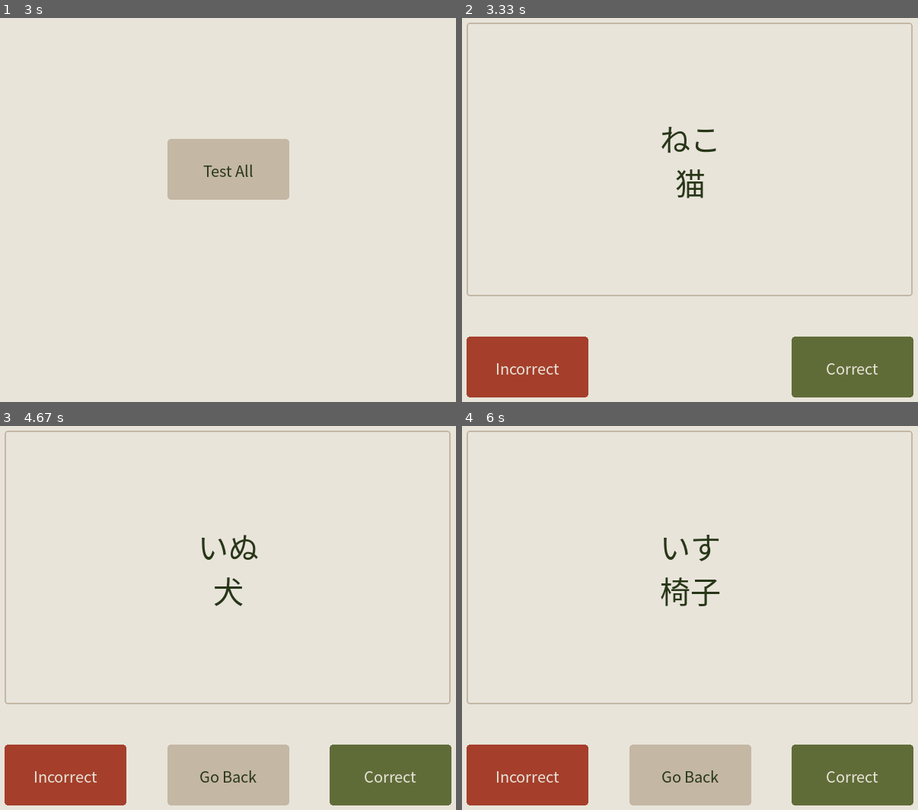
Above: before the commit, frames 1-4 (two rows, left to right).
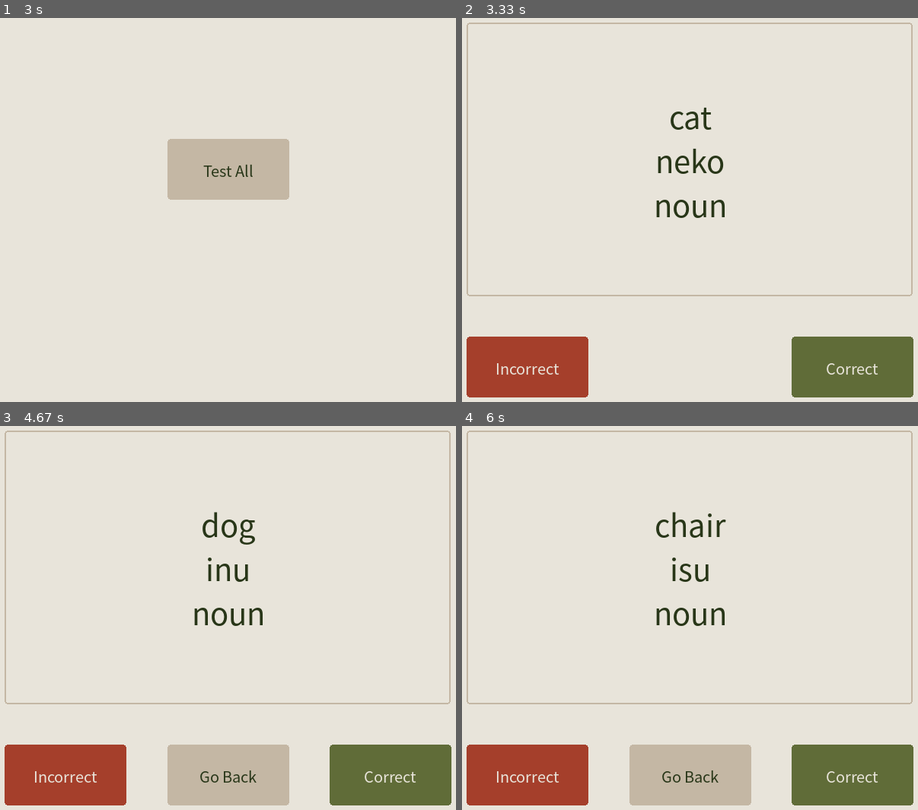
Above: after the commit, the same moments.

Repository: ssam9423/flashcards_pygame
Game: pygame game, started from flashcards_pygame.py
The game is run twice, just before and just after one commit, with the same random seed, the same clock (stepped at 60 frames per second) and the same inputs.
Inputs (mouse positions are in pixels of both pictures, inside the frame that each line leads up to):
- Up to frame 1 (3 s): tap 2 at 0.33 s; click "Correct" at 0.72 s; click (41, 140) at 1.05 s; click (451, 371) at 1.38 s; click (241, 56) at 1.72 s; click (200, 329) at 2.05 s; click (209, 133) at 2.38 s; click "Go Home" at 2.72 s
- Up to frame 2 (3.33 s): click "Test All" at 3.05 s
- Up to frame 3 (4.67 s): click (451, 583) at 3.38 s; click (355, 537) at 3.72 s; click "Incorrect" at 4.05 s; click (255, 598) at 4.38 s
- Up to frame 4 (6 s): click (908, 721) at 4.72 s; click (557, 579) at 5.05 s; click (507, 786) at 5.38 s; click (594, 468) at 5.72 s

Frame 1 is identical in both runs. In frame 2, 1.3% of the frame differs, in the area x 42-58%, y 23-53%; in frame 3, 1.1%; in frame 4, 1.3%, in the area x 42-58%, y 22-53%.

Commit message:
Update flashcards_pygame.py
Removed redundancy in blit_text() function.

Diff:
--- a/flashcards_pygame.py
+++ b/flashcards_pygame.py
@@ -124,32 +124,27 @@
 def blit_text(surface, fc_index):
     font = pygame.font.SysFont(font_name, font_size_large)
     line_num = 0
-    if show_front: # Prints Front of Flashcard
+    # Defaults to back side
+    fc_side_ind = fc_back_ind
+    line_total = len(fc_back_ind)
+    fc_side_ind = fc_front_ind
+    line_total = len(fc_front_ind)
+    # If front side needs to be shown
+    if show_front:
+        fc_side_ind = fc_front_ind
         line_total = len(fc_front_ind)
-        for i in fc_front_ind:
-            if pd.isna(fc_set.iloc[fc_index, i]):
-                line_surf = font.render("", 1, text_color)
-            else:
-                line_surf = font.render(fc_set.iloc[fc_index, i], 1, text_color)
-            line_width, line_height = line_surf.get_size()
-            line_x = (s_width - line_width) / 2
-            line_y = fc_y_mid - (line_total * line_height) / 2
-            line_y += line_num * line_height
-            surface.blit(line_surf, (line_x, line_y))
-            line_num += 1
-    else: # Prints Back of Flashcard
-        line_total = len(fc_back_ind)
-        for i in fc_back_ind:
-            if pd.isna(fc_set.iloc[fc_index, i]):
-                line_surf = font.render("", 1, text_color)
-            else:
-                line_surf = font.render(fc_set.iloc[fc_index, i], 1, text_color)
-            line_width, line_height = line_surf.get_size()
-            line_x = (s_width - line_width) / 2
-            line_y = fc_y_mid - (line_total * line_height) / 2
-            line_y += line_num * line_height
-            surface.blit(line_surf, (line_x, line_y))
-            line_num += 1
+    for i in fc_side_ind:
+        if pd.isna(fc_set.iloc[fc_index, i]):
+            line_surf = font.render("", 1, text_color)
+        else:
+            line_surf = font.render(fc_set.iloc[fc_index, i], 1, text_color)
+        line_width, line_height = line_surf.get_size()
+        line_x = (s_width - line_width) / 2
+        line_y = fc_y_mid - (line_total * line_height) / 2
+        line_y += line_num * line_height
+        surface.blit(line_surf, (line_x, line_y))
+        line_num += 1
+
 
 # Flips Flashcard
 def flip():
@@ -278,9 +273,11 @@
                 # Pressing 2 - Tests Daily Review
                 if event.key == K_2:
                     to_test = daily_review()
-                    daily = True
-                    test_ind = 0
-                    game_state = 1
+                    # Only allows Daily Review if there are FC to test
+                    if len(to_test) != 0:
+                        daily = True
+                        test_ind = 0
+                        game_state = 1
             # Mouse Click Options
             if event.type == pygame.MOUSEBUTTONDOWN and event.button == 1:
                 if test_all_b.rect.collidepoint(event.pos):
